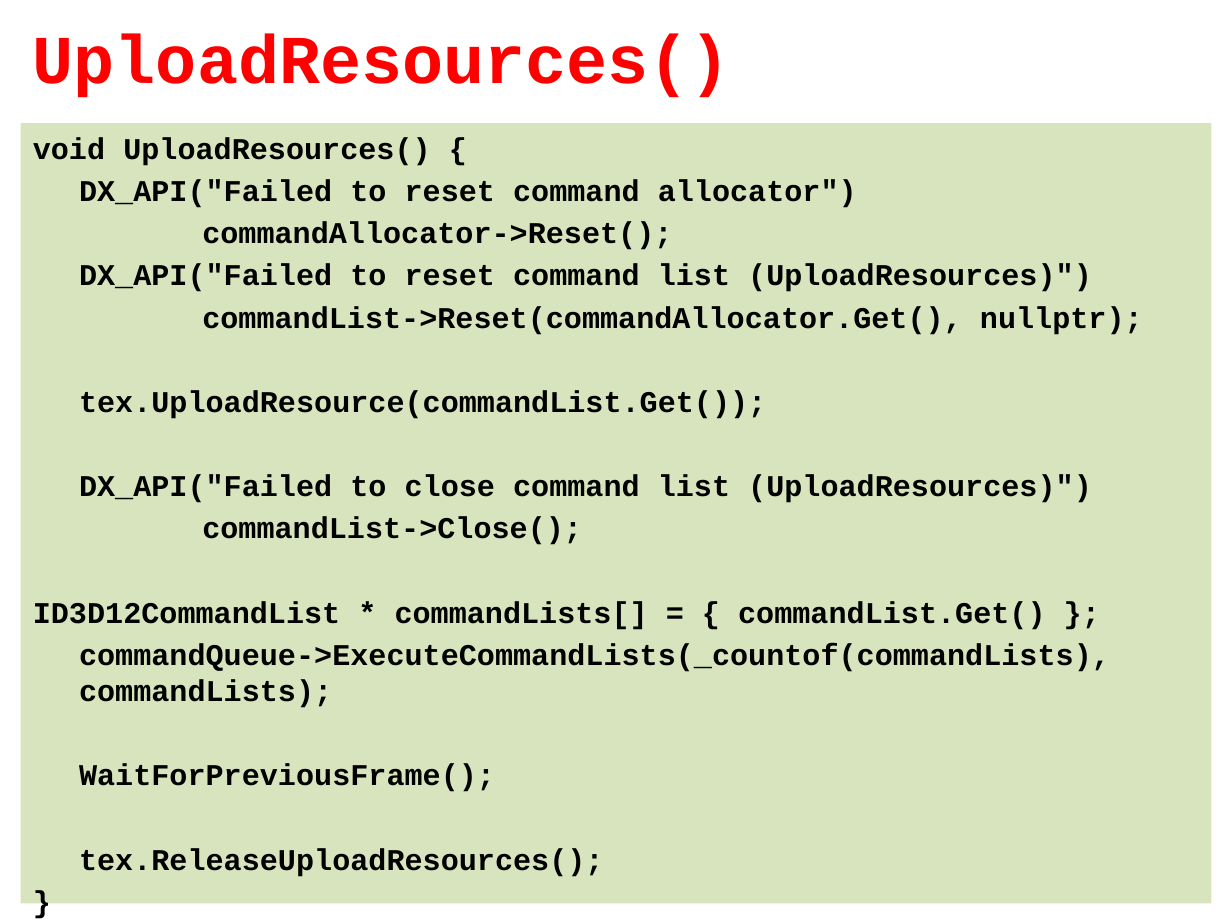
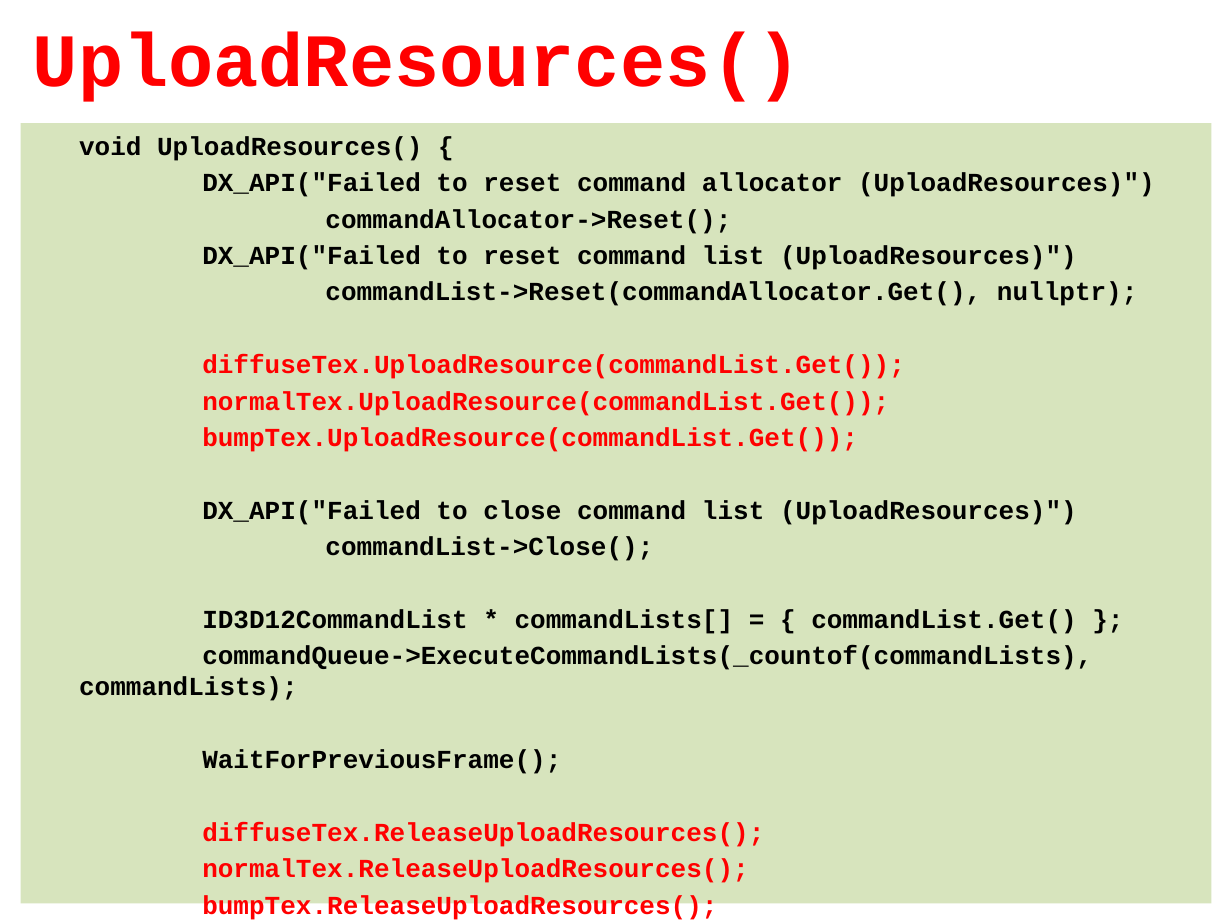
Before and after one commit to tyekx/dx12, a slide deck: slide 15 of Slides/ggl005-Bump.pptx. Drawn at 1232x924 pixels with LibreOffice and Linux fonts; fonts in the diff are those of the drawing; background and template pictures are left out. Boxes give left, top, right and bottom in pixels: in the first picture for what was removed or moved away, otherwise in the second. Text is boxed around its words. In the diff, an @@ line names an element or a change of style, - is before the commit and + after.

```diff
--- a/Slides/ggl005-Bump.pptx
+++ b/Slides/ggl005-Bump.pptx
@@ title "UploadResources()" at (x1=33, y1=32, x2=802, y2=102): size 40 to 44 pt @@
@@ text at (x1=79, y1=136, x2=1138, y2=774): size 17.6 to 15.2 pt in "void UploadResources() {", "commandAllocator->Reset();", "DX_API("Failed to reset command list (UploadResources)")", "commandList->Reset(commandAllocator.Get(), nullptr);" and 6 more places @@
@@ text at (x1=202, y1=172, x2=1155, y2=197): text changed; size 17.6 to 15.2 pt @@
-DX_API("Failed to reset command allocator")
+DX_API("Failed to reset command allocator (UploadResources)")
@@ text at (x1=202, y1=354, x2=905, y2=452): text changed; size 17.6 to 15.2 pt; text colour #000000 to #FF0000 @@
-tex.UploadResource(commandList.Get());
+diffuseTex.UploadResource(commandList.Get());
+normalTex.UploadResource(commandList.Get());
+bumpTex.UploadResource(commandList.Get());
@@ text at (x1=202, y1=822, x2=764, y2=921): text changed; size 17.6 to 15.2 pt; text colour #000000 to #FF0000 @@
-tex.ReleaseUploadResources();
+diffuseTex.ReleaseUploadResources();
+normalTex.ReleaseUploadResources();
+bumpTex.ReleaseUploadResources();
```
Also in this commit, not shown: 15 other slides changed, 15 slides added, 4 slides removed, 8 other files.
